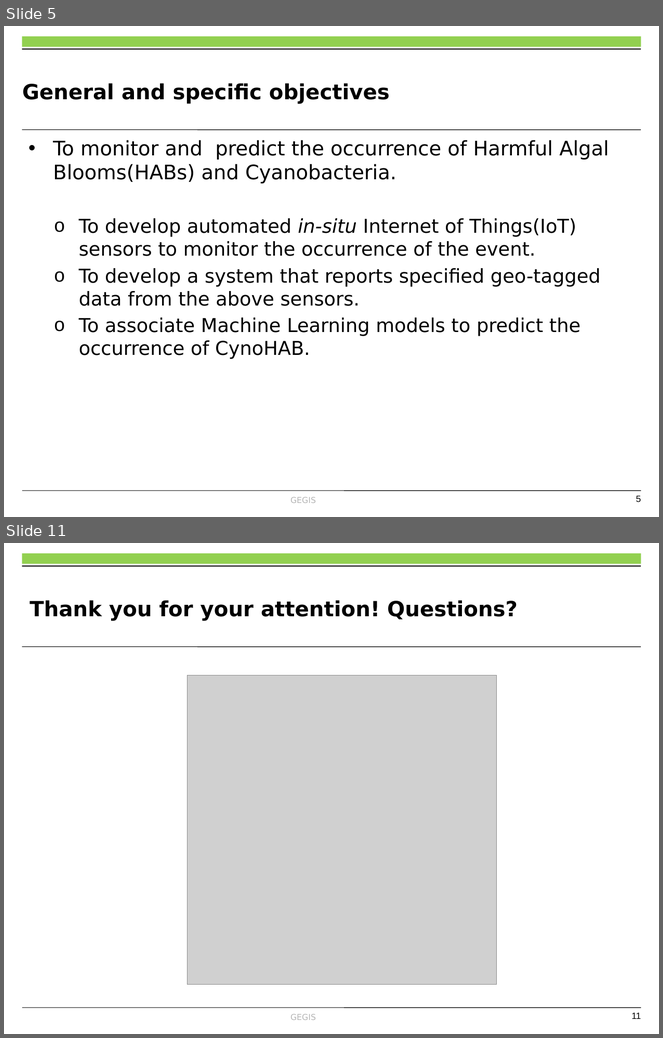
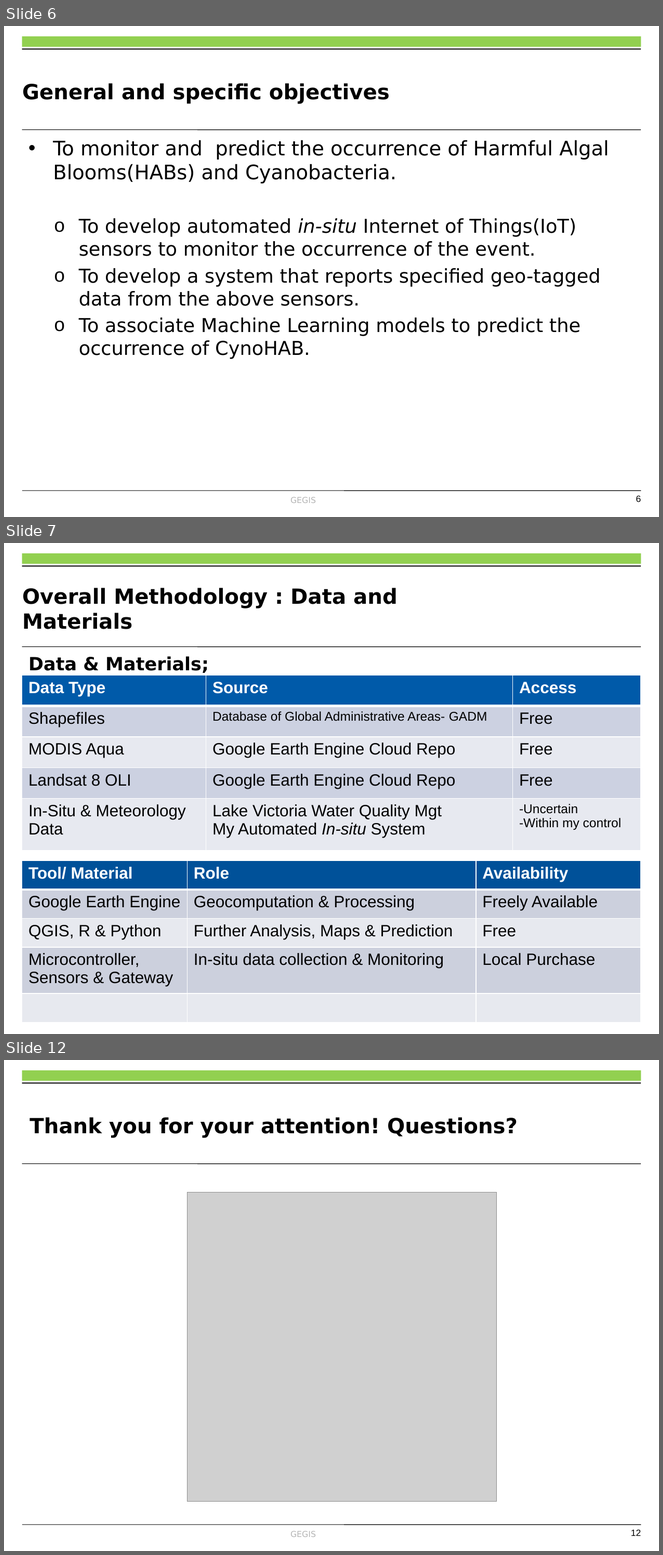
Before and after one commit to OkomoJacob/FinalYearProject, a slide deck: MY PRESENTATION.pptx. Shown one above the other, each under a label of ours: slides 5 and 11 before the commit, slides 6, 7 and 12 after it; the slides between them are not shown. The pictures are 663x1038 and 663x1555 pixels, drawn with LibreOffice and Linux fonts; fonts in the diff are those of the drawing; grey boxes stand for pictures; background and template pictures are left out. Boxes give left, top, right and bottom in pixels: in the first picture for what was removed or moved away, otherwise in the second. Text is boxed around its words. In the diff, an @@ line names an element or a change of style, - is before the commit and + after.

```diff
--- a/MY PRESENTATION.pptx
+++ b/MY PRESENTATION.pptx
@@ slide 7 added at (4, 543, 659, 1034), background #FFFFFF; not listed: 6 template elements that a slide beside it also shows @@
@@ title added at (22, 588, 398, 629), 23 pt, text #000000, bold @@
+Overall Methodology : Data and Materials
@@ text added at (28, 656, 209, 673), 20 pt, text #000000, bold @@
+Data & Materials;
@@ table added at (22, 676, 641, 851), 5 rows, 3 columns @@
+Data Type | Source | Access
+Shapefiles | Database of Global Administrative Areas- GADM | Free
+MODIS Aqua | Google Earth Engine Cloud Repo | Free
+Landsat 8 OLI | Google Earth Engine Cloud Repo | Free
+In-Situ & Meteorology Data | Lake Victoria Water Quality Mgt / My Automated In-situ System | -Uncertain / -Within my control
@@ table added at (22, 861, 641, 1022), 5 rows, 3 columns @@
+Tool/ Material | Role | Availability
+Google Earth Engine | Geocomputation & Processing | Freely Available
+QGIS, R & Python | Further Analysis, Maps & Prediction | Free
+Microcontroller, Sensors & Gateway | In-situ data collection & Monitoring | Local Purchase
+ |  | 
@@ what was slide 5 is now slide 6 @@
@@ page number at (636, 496, 642, 502): text changed @@
-5
+6
@@ what was slide 11 is now slide 12 @@
@@ page number at (631, 1530, 641, 1536): text changed @@
-11
+12
```
Also in this commit, not shown: 4 slides changed, 2 other slides added, 2 slides removed, 2 other files.
